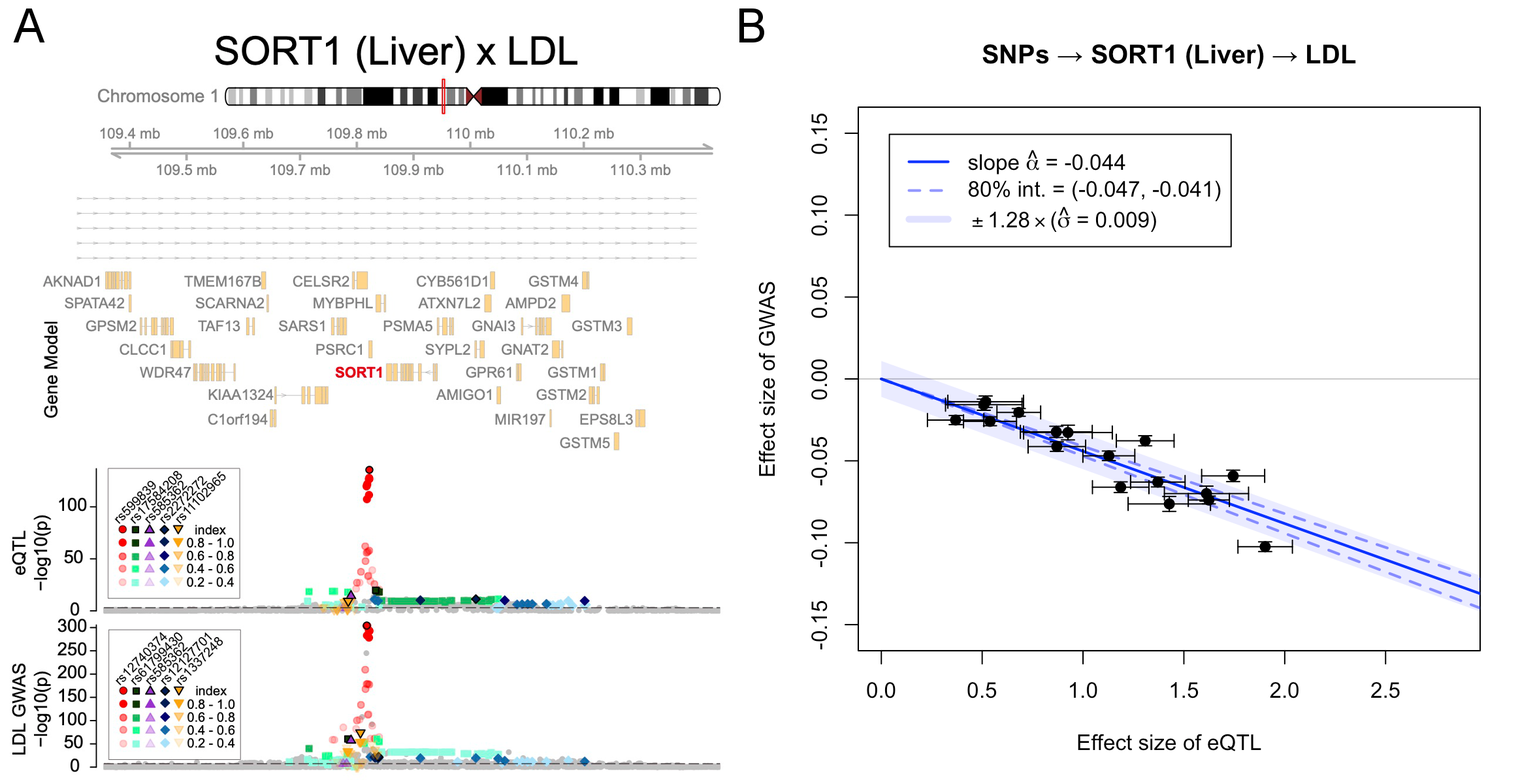
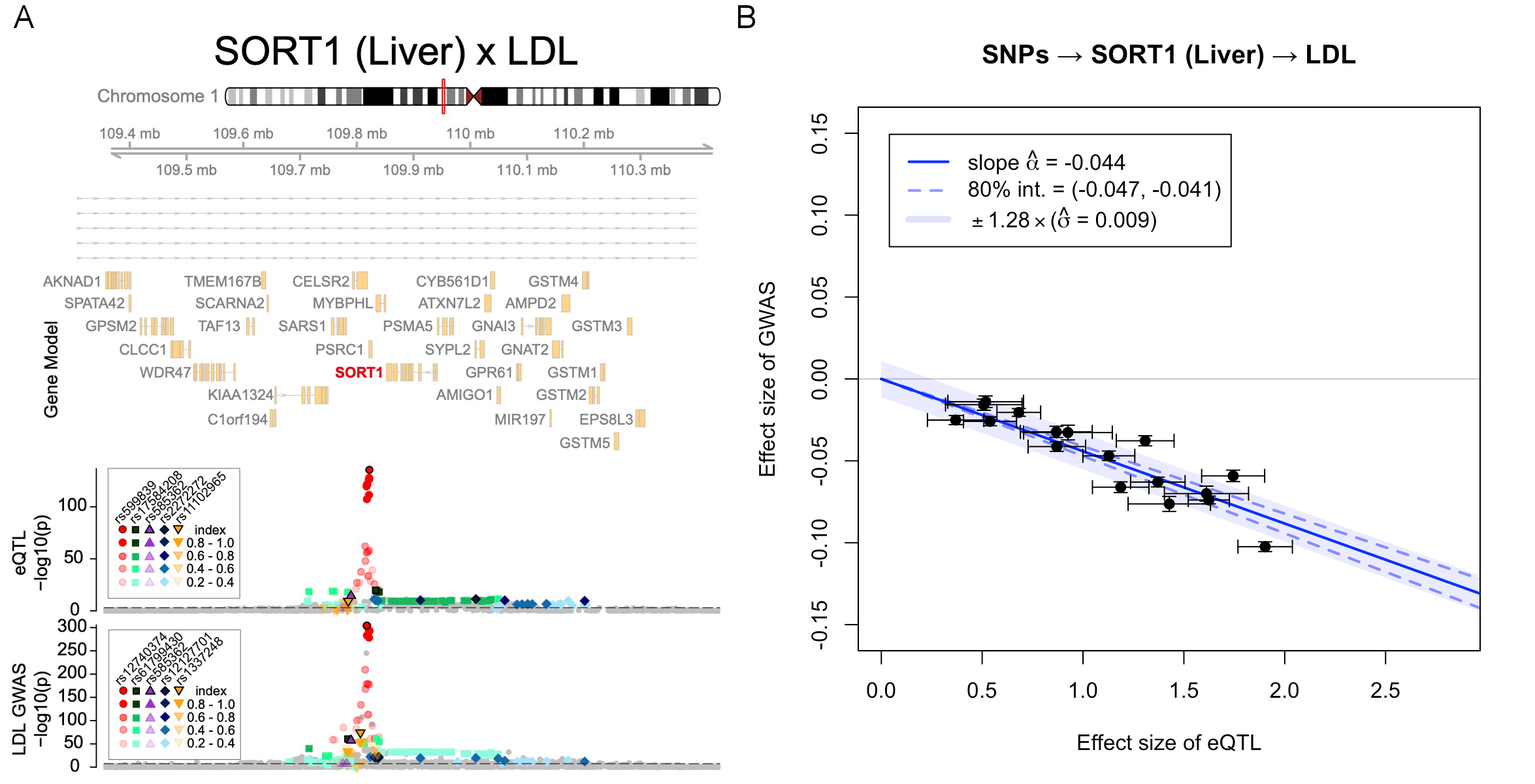
Layers edited between the first and the second (1535, 784) image:
painted on "B" over box(738, 5, 765, 43)
painted on "A" over box(13, 5, 46, 43)
